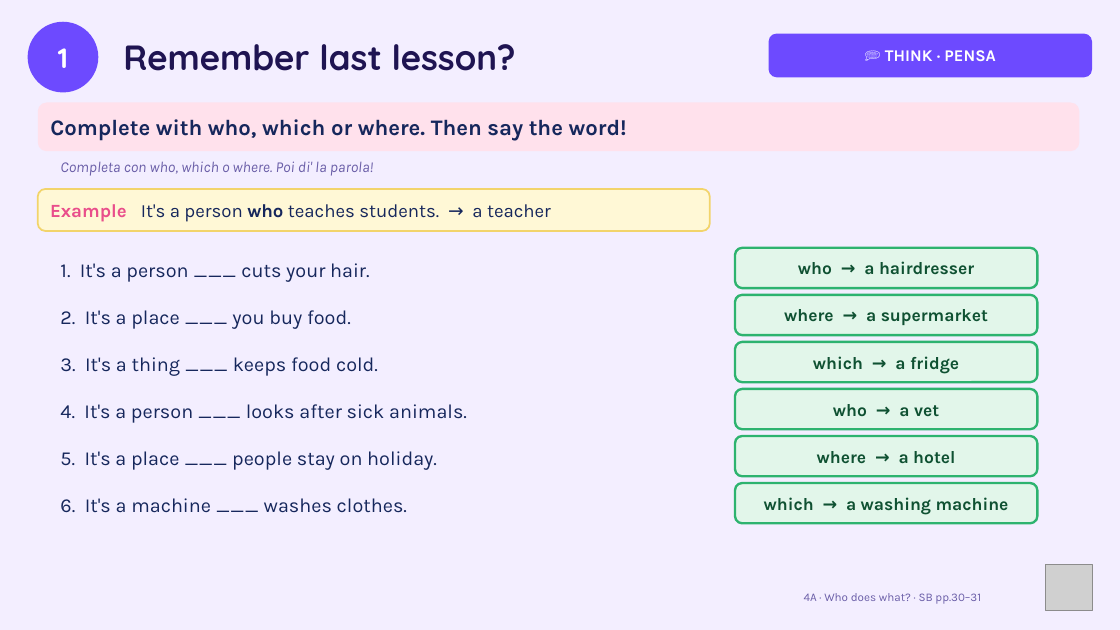
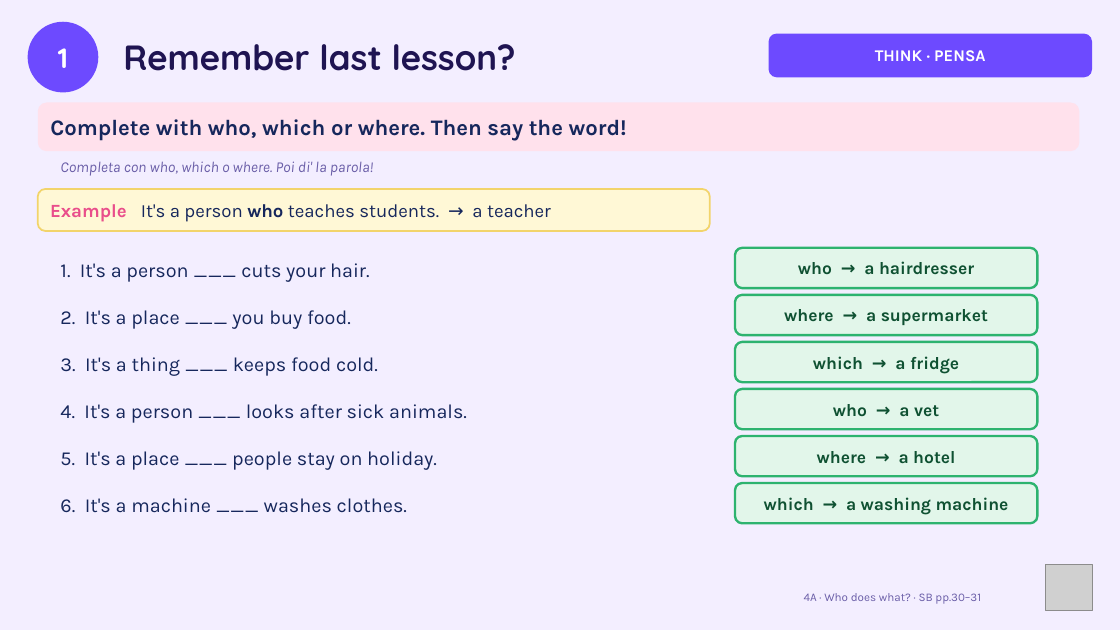
Before and after one commit to londonlanguageschool/Bagheria-, a slide deck: slide 1 of materials/A2/A2_4A_Who_does_what.pptx. Drawn at 1120x630 pixels with LibreOffice and Linux fonts; fonts in the diff are those of the drawing; grey boxes stand for pictures. Boxes give left, top, right and bottom in pixels: in the first picture for what was removed or moved away, otherwise in the second. Text is boxed around its words. In the diff, an @@ line names an element or a change of style, - is before the commit and + after.

```diff
--- a/materials/A2/A2_4A_Who_does_what.pptx
+++ b/materials/A2/A2_4A_Who_does_what.pptx
@@ text in rounded rectangle at [875, 50, 985, 61]: text changed @@
-💭 THINK · PENSA
+THINK · PENSA
```
Also in this commit, not shown: 13 other slides changed, 3 slides added, 2 slides removed, 3 other files.
